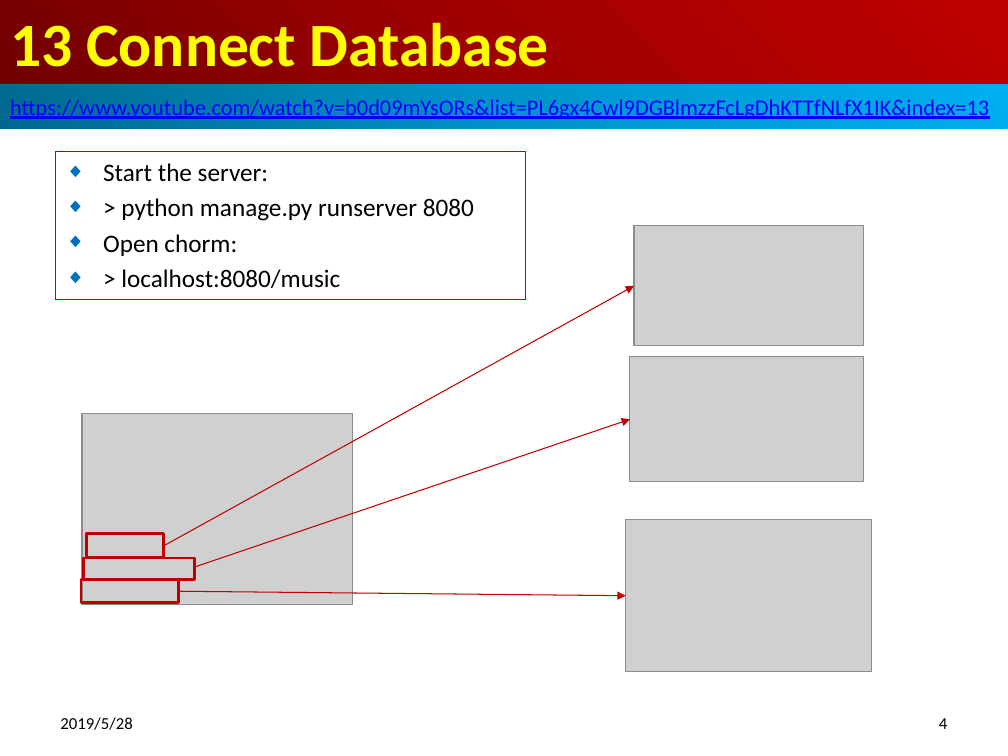
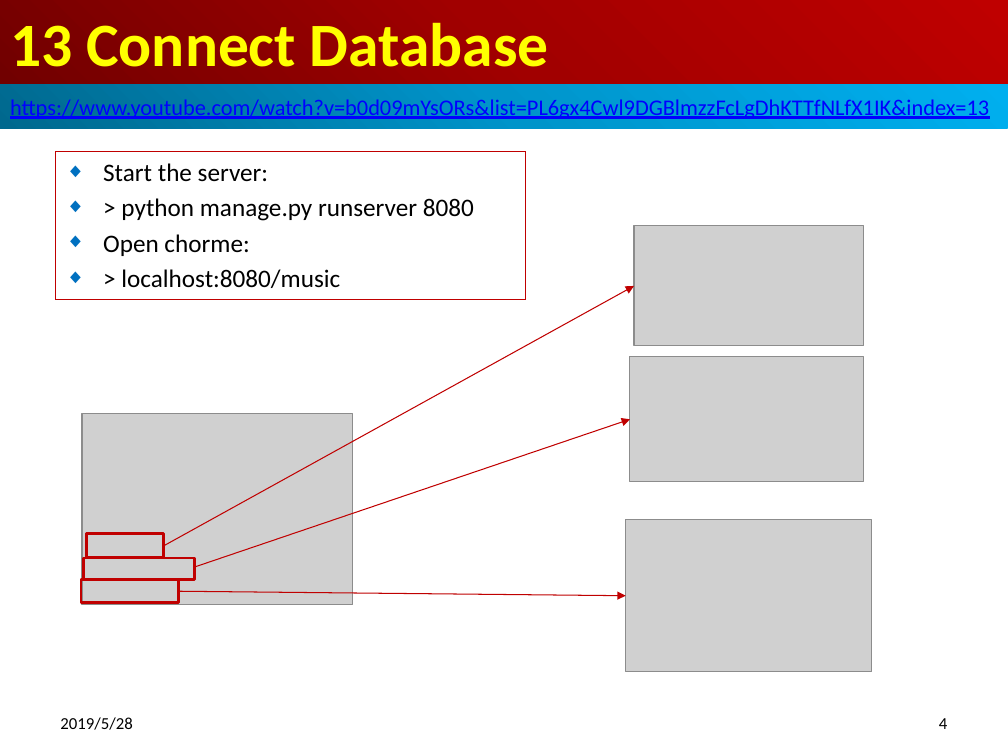
Before and after one commit to peterhchen/500-Django-Basic, a slide deck: slide 4 of 13_ConnectDatabase/13_ConnectDatabase.pptx. Drawn at 1008x756 pixels with LibreOffice and Linux fonts; fonts in the diff are those of the drawing; grey boxes stand for pictures. Boxes give left, top, right and bottom in pixels: in the first picture for what was removed or moved away, otherwise in the second. Text is boxed around its words. In the diff, an @@ line names an element or a change of style, - is before the commit and + after.

```diff
--- a/13_ConnectDatabase/13_ConnectDatabase.pptx
+++ b/13_ConnectDatabase/13_ConnectDatabase.pptx
@@ subtitle at box(103, 234, 249, 256): text changed @@
-◆ Open chorm:
+◆ Open chorme:
```
Also in this commit, not shown: 1 other slide changed, 1 slide added.
